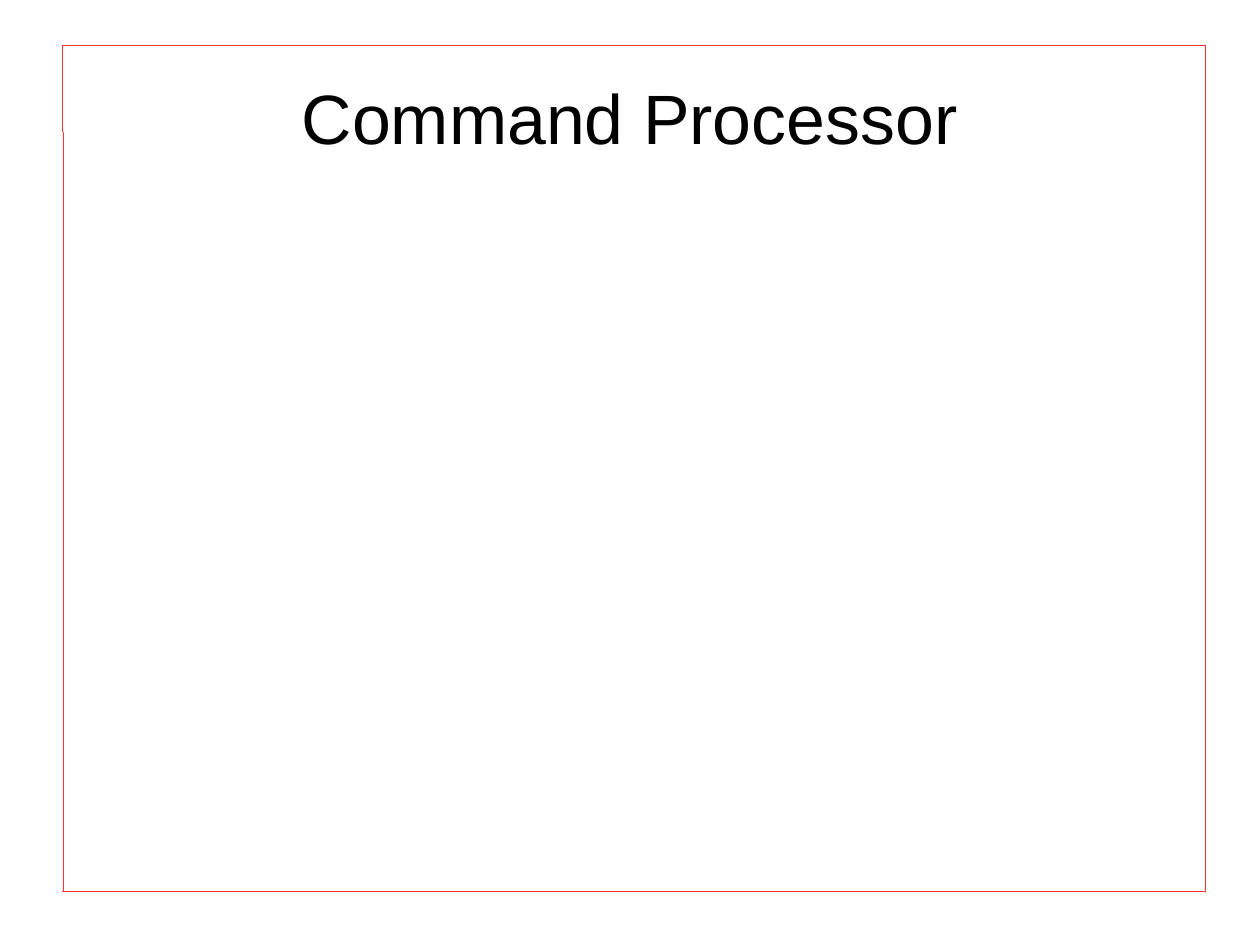
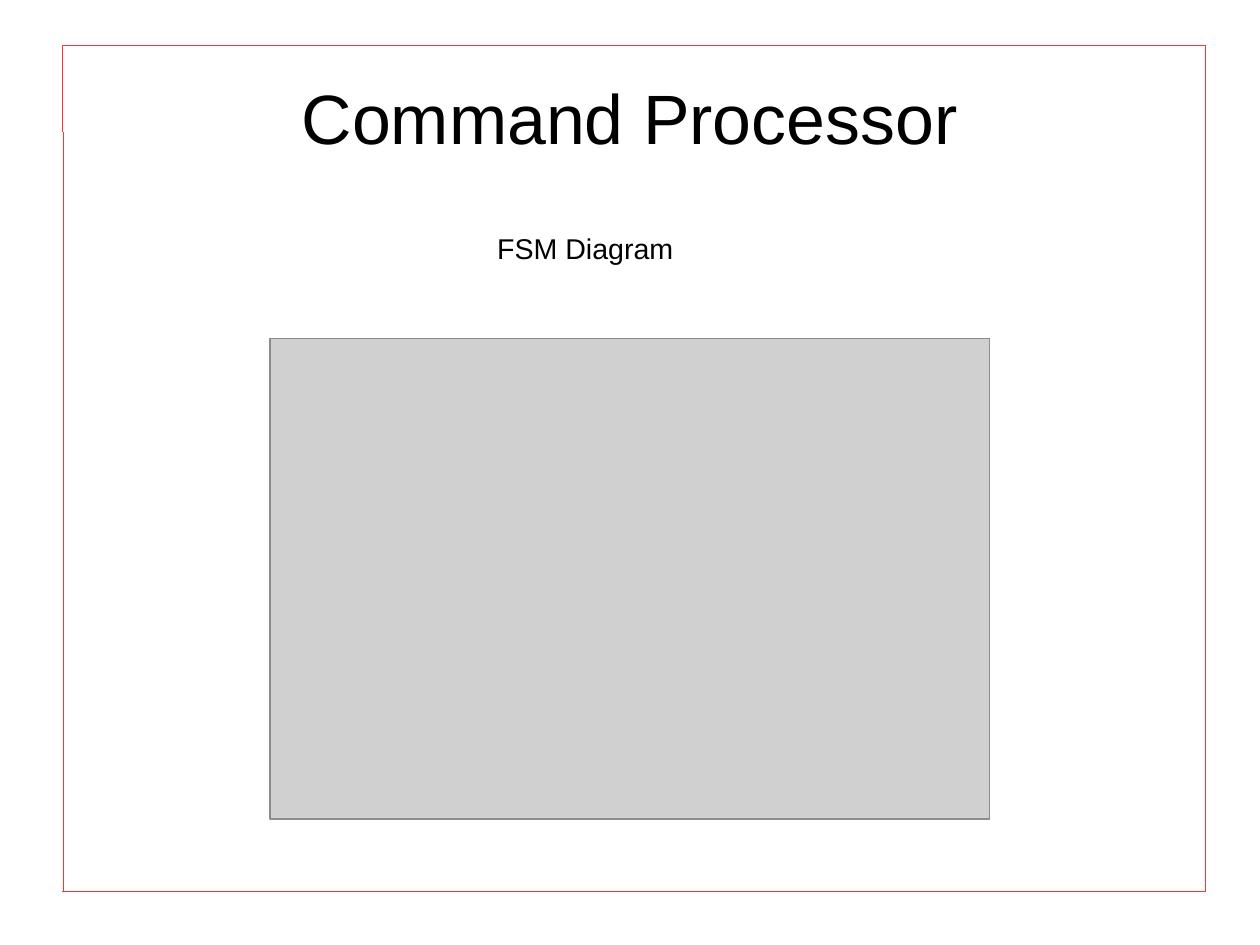
Before and after one commit to darylw357/digital_design_group, a slide deck: slide 5 of presentation.odp (slide 4 before the commit). Drawn at 1260x945 pixels with LibreOffice and Linux fonts; fonts in the diff are those of the drawing; grey boxes stand for pictures. Boxes give left, top, right and bottom in pixels: in the first picture for what was removed or moved away, otherwise in the second. Text is boxed around its words. In the diff, an @@ line names an element or a change of style, - is before the commit and + after.

```diff
--- a/presentation.odp
+++ b/presentation.odp
@@ text added at box(497, 238, 673, 264), 18 pt, text #000000 @@
+FSM Diagram
@@ picture added at box(270, 338, 990, 820) @@
```
Also in this commit, not shown: 3 other slides changed, 3 slides added, 2 slides removed.
